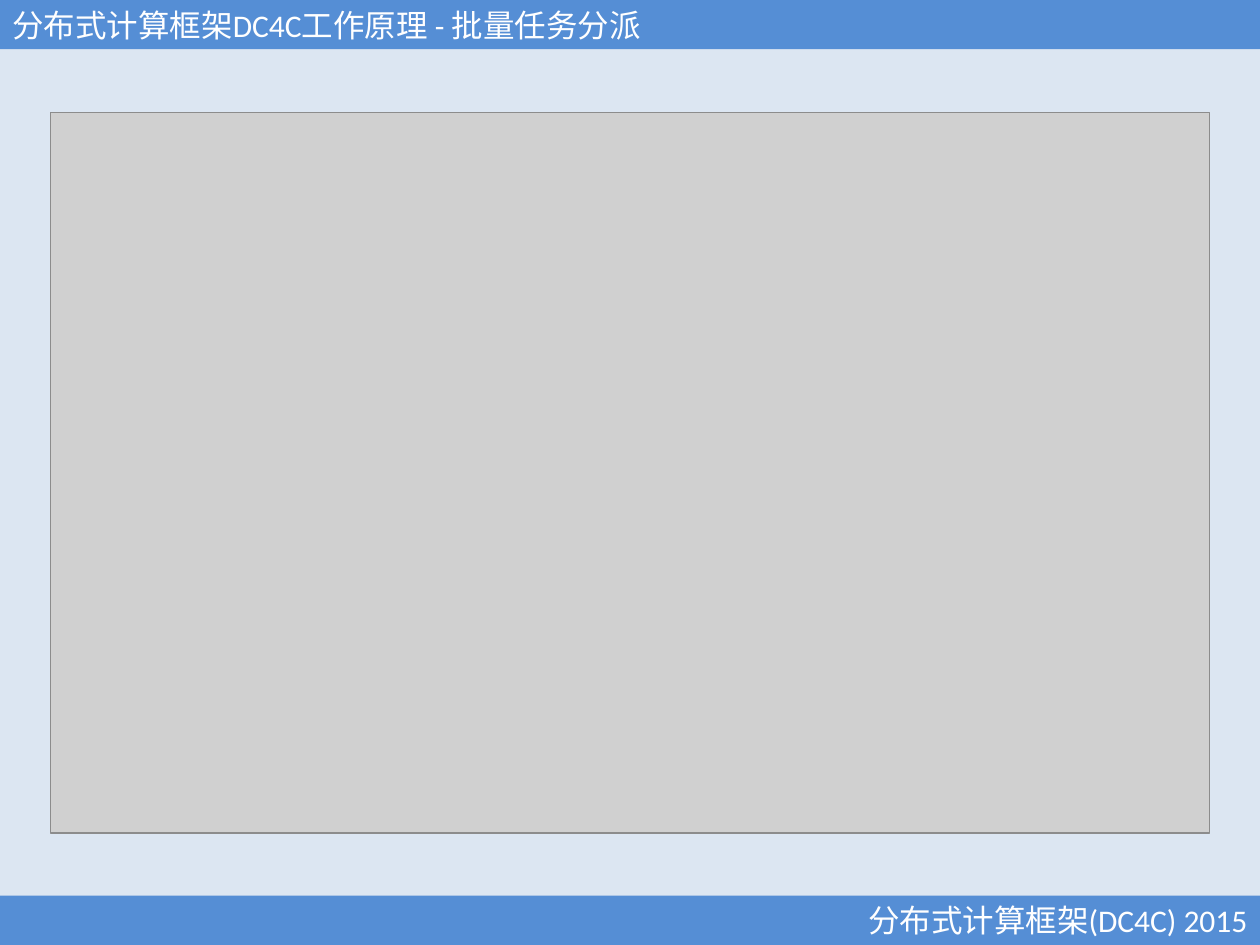
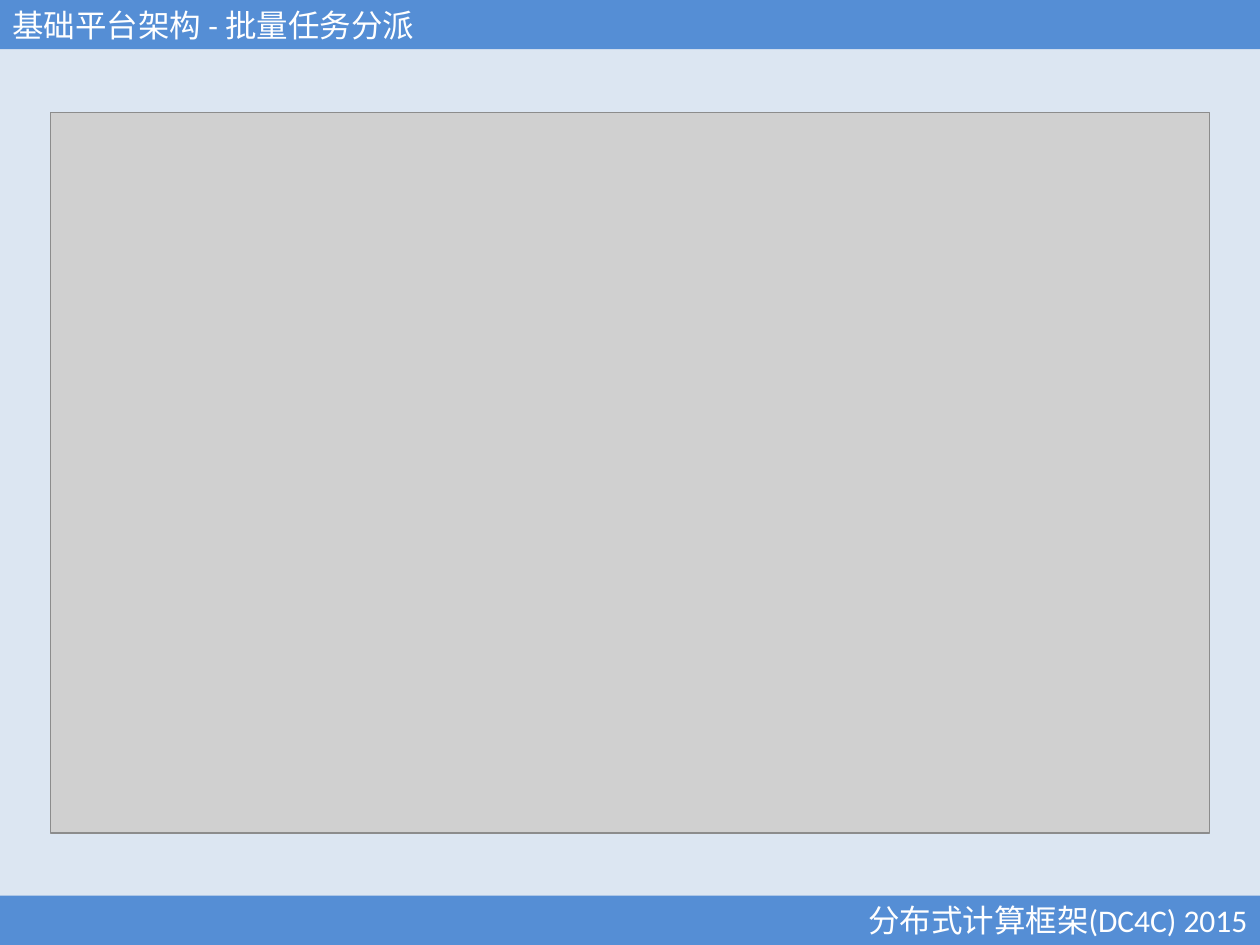
Before and after one commit to xubingyue/dc4c, a slide deck: slide 12 of doc/DC4C.ppt. Drawn at 1260x945 pixels with LibreOffice and Linux fonts; fonts in the diff are those of the drawing; grey boxes stand for pictures. Boxes give left, top, right and bottom in pixels: in the first picture for what was removed or moved away, otherwise in the second. Text is boxed around its words. In the diff, an @@ line names an element or a change of style, - is before the commit and + after.

```diff
--- a/doc/DC4C.ppt
+++ b/doc/DC4C.ppt
@@ text in rectangle at (12, 10, 414, 40): text changed @@
-分布式计算框架DC4C工作原理 - 批量任务分派
+基础平台架构 - 批量任务分派
```
Also in this commit, not shown: 13 other slides changed, 4 slides added, 41 other files.
